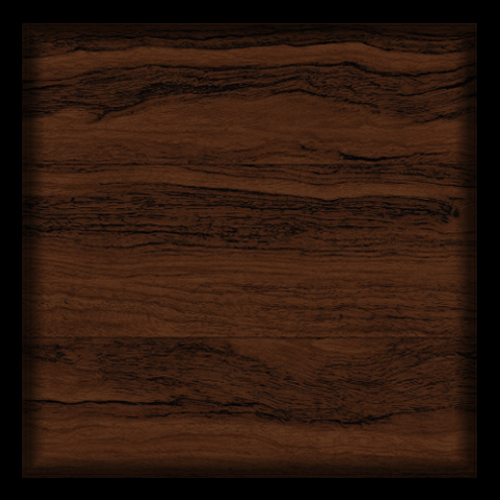
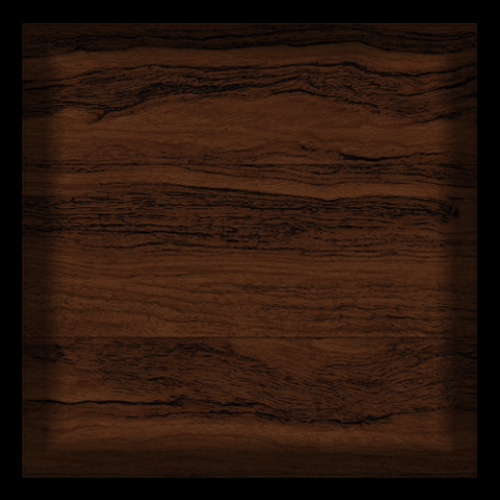
Two versions of the same layered image (500x500). Layer-by-layer changes:
pixels changed over (22, 23, 477, 478) (layer not identified)
